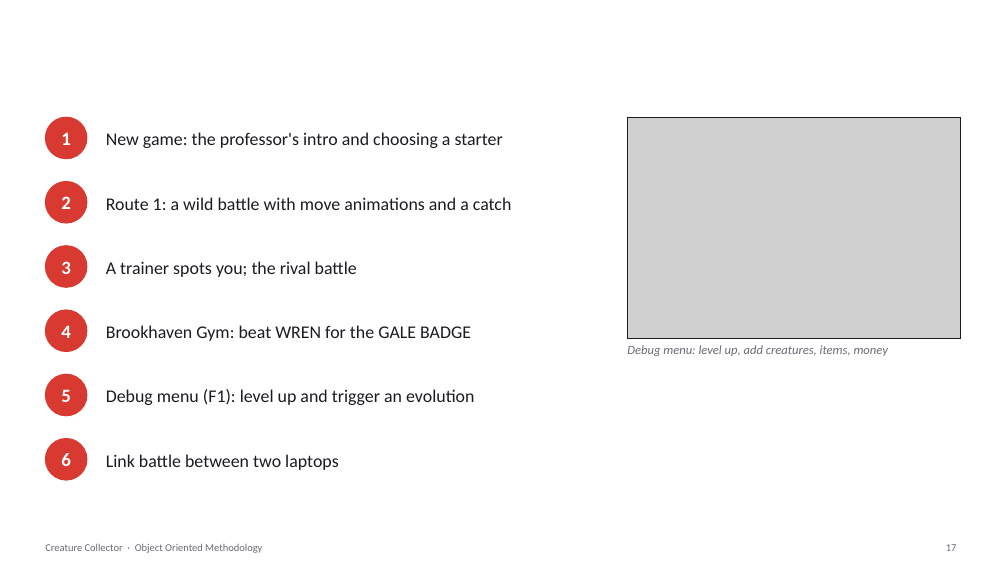
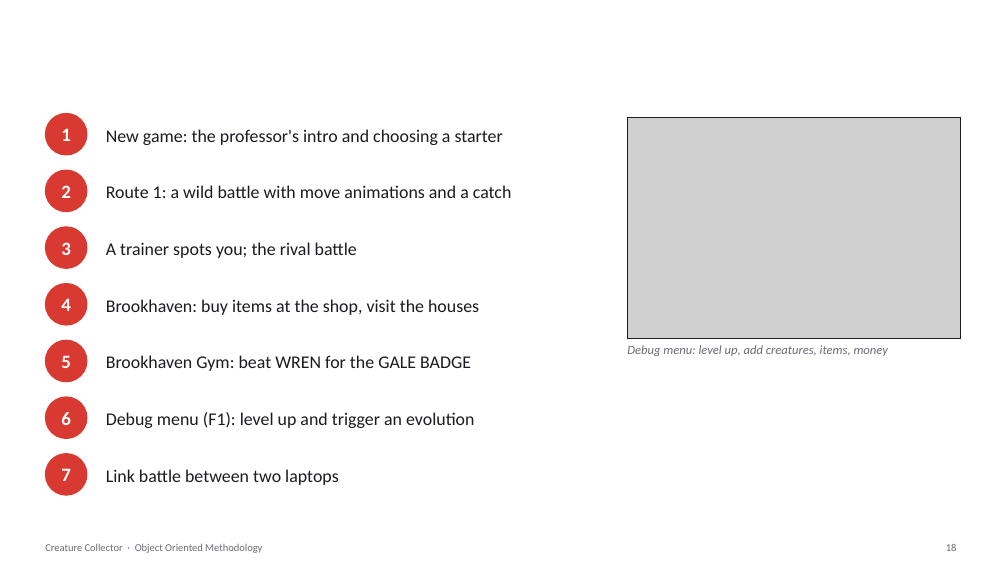
Before and after one commit to psdoom14/creature-collector, a slide deck: slide 18 of docs/presentation/CreatureCollector.pptx (slide 17 before the commit). Drawn at 1008x567 pixels with LibreOffice and Linux fonts; fonts in the diff are those of the drawing; grey boxes stand for pictures; background and template pictures are left out. Boxes give left, top, right and bottom in pixels: in the first picture for what was removed or moved away, otherwise in the second. Text is boxed around its words. In the diff, an @@ line names an element or a change of style, - is before the commit and + after.

```diff
--- a/docs/presentation/CreatureCollector.pptx
+++ b/docs/presentation/CreatureCollector.pptx
@@ text "1": place and size @@
-text "1" at [61, 132, 71, 145]
+text "1" at [61, 128, 71, 141]
@@ ellipse: place and size @@
-ellipse at [45, 117, 87, 159]
+ellipse at [45, 113, 87, 155]
@@ 2 texts, 1 ellipse: place and size @@
-2 texts, 1 ellipse at [45, 181, 512, 223]
+2 texts, 1 ellipse at [45, 170, 512, 212]
@@ 2 texts, 1 ellipse: place and size @@
-2 texts, 1 ellipse at [45, 246, 357, 287]
+2 texts, 1 ellipse at [45, 227, 357, 268]
@@ text "4": place and size @@
-text "4" at [61, 325, 71, 338]
+text "4" at [61, 298, 71, 311]
@@ ellipse: place and size @@
-ellipse at [45, 310, 87, 352]
+ellipse at [45, 284, 87, 325]
@@ text added at [106, 299, 479, 315], 17 pt, text #1B1B22 @@
+Brookhaven: buy items at the shop, visit the houses
@@ text "5": place and size @@
-text "5" at [61, 389, 71, 402]
+text "5" at [61, 355, 71, 368]
@@ ellipse added at [45, 340, 87, 382], fill #D83A32, outline #D83A32 1 pt @@
@@ text "Brookhaven Gym: beat WREN for ...": place and size @@
-text "Brookhaven Gym: beat WREN for ..." at [106, 325, 471, 341]
+text "Brookhaven Gym: beat WREN for ..." at [106, 355, 471, 371]
@@ ellipse: place and size @@
-ellipse at [45, 374, 87, 416]
+ellipse at [45, 397, 87, 439]
@@ text "6": place and size @@
-text "6" at [61, 453, 71, 466]
+text "6" at [61, 412, 71, 425]
@@ text "Debug menu (F1): level up ...": place and size @@
-text "Debug menu (F1): level up ..." at [106, 389, 474, 405]
+text "Debug menu (F1): level up ..." at [106, 412, 474, 428]
@@ ellipse: place and size @@
-ellipse at [45, 439, 87, 480]
+ellipse at [45, 454, 87, 495]
@@ text added at [61, 468, 71, 481], 18 pt, text #FFFFFF, bold @@
+7
@@ text "Link battle between two laptops": place and size @@
-text "Link battle between two laptops" at [106, 454, 339, 470]
+text "Link battle between two laptops" at [106, 469, 339, 485]
@@ page number at [946, 544, 957, 551]: text changed @@
-17
+18
```
Also in this commit, not shown: 9 other slides changed, 3 slides added, 2 slides removed, 3 other files.
